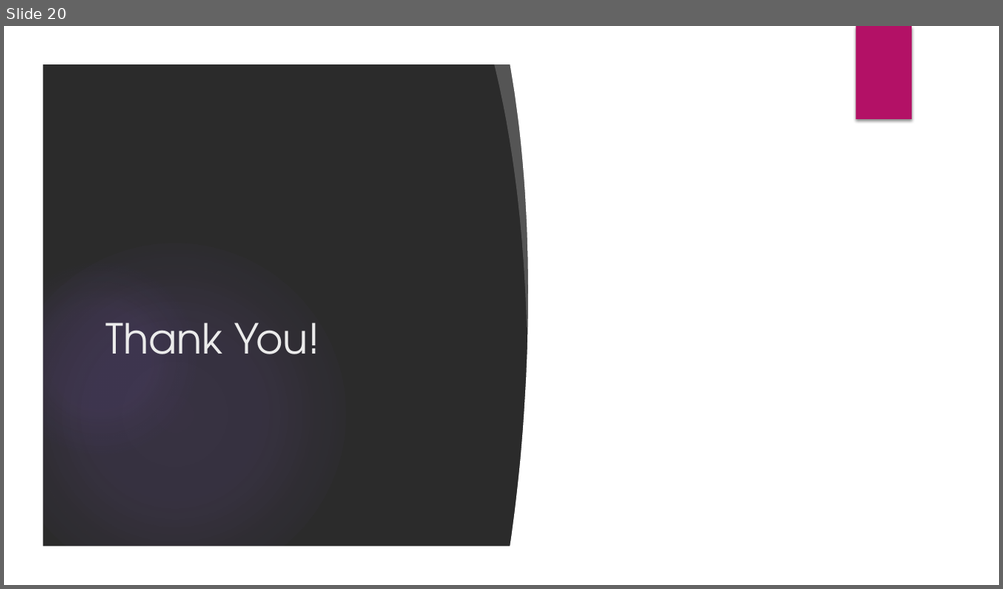
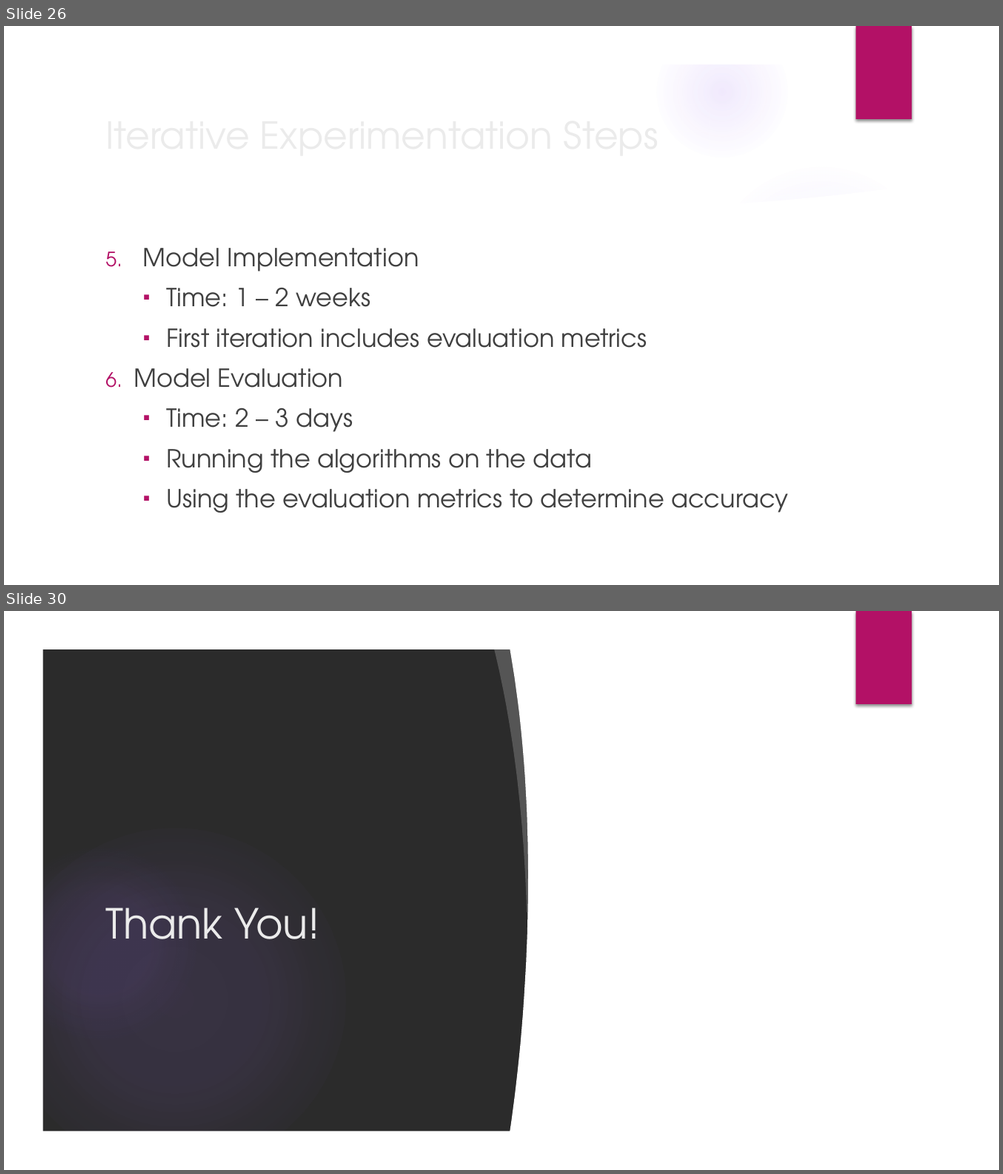
Before and after one commit to JNM-2T17/STMETRE, a slide deck: STMETRE_FernandezPobleteSanPedroTan_Presentation_v4.pptx. Shown one above the other, each under a label of ours: slide 20 before the commit, slides 26 and 30 after it; the slides between them are not shown. The pictures are 1003x589 and 1003x1174 pixels, drawn with LibreOffice and Linux fonts; fonts in the diff are those of the drawing; background and template pictures are left out; a plain dark background stands for a picture behind light text. Boxes give left, top, right and bottom in pixels: in the first picture for what was removed or moved away, otherwise in the second. Text is boxed around its words. In the diff, an @@ line names an element or a change of style, - is before the commit and + after.

```diff
--- a/STMETRE_FernandezPobleteSanPedroTan_Presentation_v4.pptx
+++ b/STMETRE_FernandezPobleteSanPedroTan_Presentation_v4.pptx
@@ slide 26 added at [4,26,999,585], background picture (left out); not listed: 6 template elements that a slide beside it also shows @@
@@ title added at [98,105,813,163], 36 pt, text #EBEBEB @@
+Iterative Experimentation Steps
@@ freeform shape added at [696,150,967,232], fill #FFFFFF at 20% opacity @@
@@ freeform shape added at [41,178,962,548], fill #FFFFFF @@
@@ ellipse added at [706,163,936,392], fill gradient #9B6BF2 @@
@@ text added at [134,248,788,513], 24 pt, text #404040 @@
+5. Model Implementation
+  ▪ Time: 1 – 2 weeks
+  ▪ First iteration includes evaluation metrics
+6. Model Evaluation
+  ▪ Time: 2 – 3 days
+  ▪ Running the algorithms on the data
+  ▪ Using the evaluation metrics to determine accuracy
@@ what was slide 20 is now slide 30 @@
```
Also in this commit, not shown: 4 slides changed, 9 other slides added, 9 other files.
